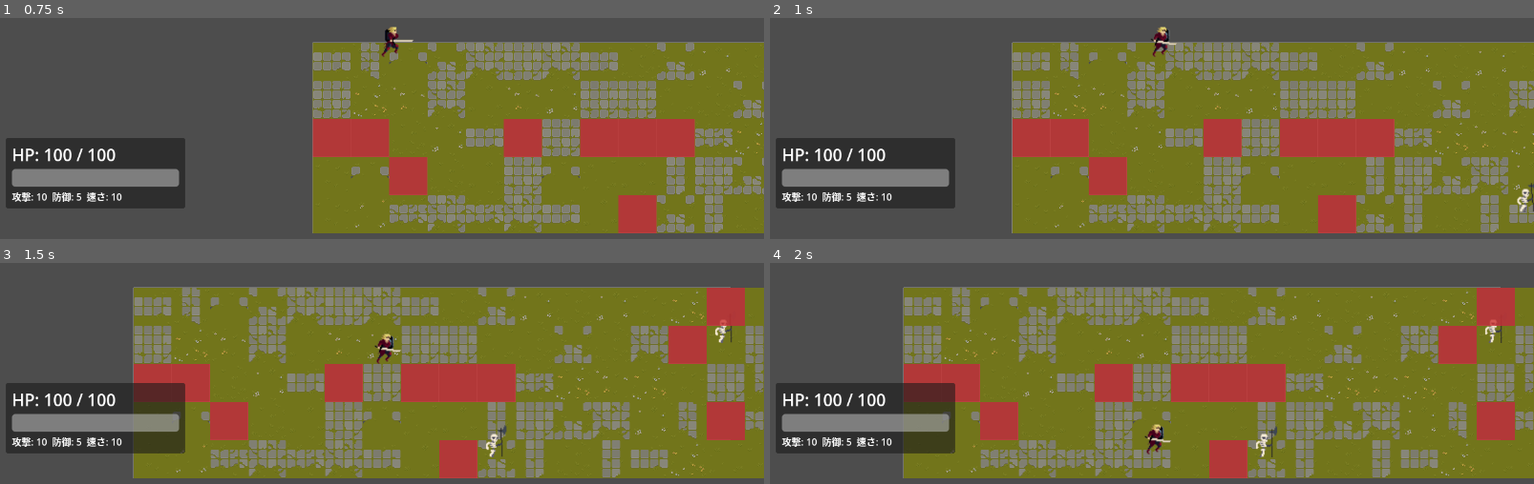
Above: before the commit, frames 1-4 (two rows, left to right).
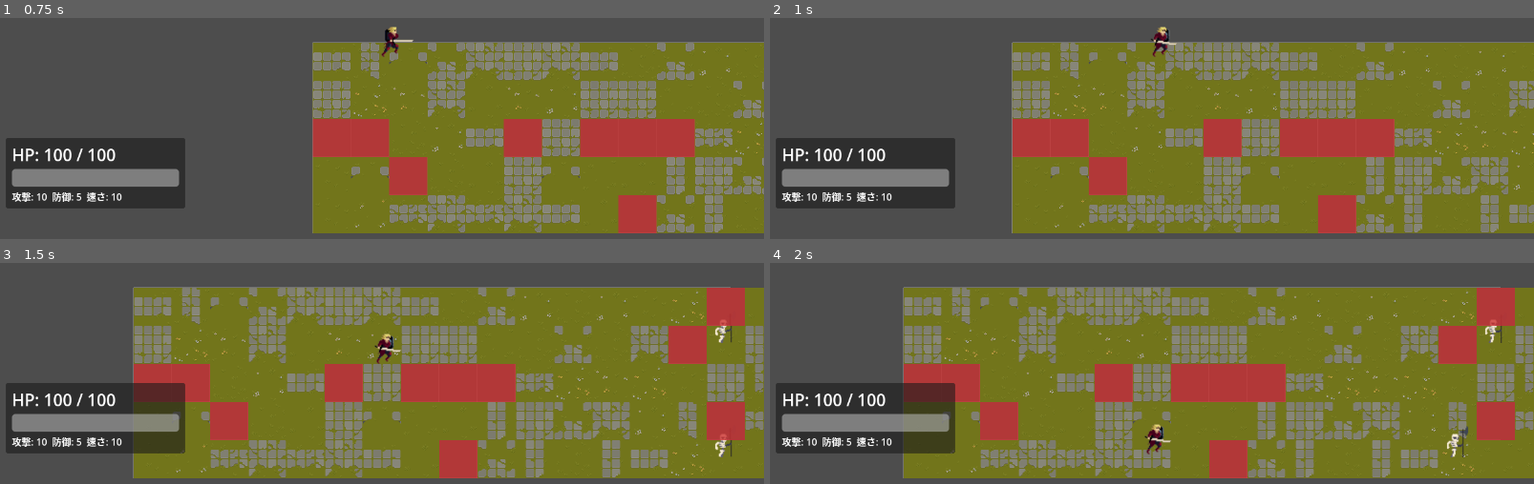
Above: after the commit, the same moments.

Repository: himanushi/godot-test
Game: Godot game, scene res://main.tscn
Two runs of this game, one before a commit and one after it. Both use one fixed random seed, a clock stepped at 60 frames per second and the inputs below.
Inputs:
- Up to frame 1 (0.75 s): tap Enter (ui_accept) at 0.5 s; hold Right (ui_right) from 0.53 s (still down); tap M (cast_magic) at 0.6 s
- Up to frame 2 (1 s): keep holding Right (ui_right); tap Enter (ui_accept) at 0.77 s
- Up to frame 3 (1.5 s): release Right (ui_right) at 1.28 s; hold Down (ui_down) from 1.28 s (still down); tap Z (wait_turn) at 1.35 s
- Up to frame 4 (2 s): keep holding Down (ui_down); tap Enter (ui_accept) at 1.52 s

Frame 1 is identical in both runs. In frame 2, 0.1% of the frame differs, in the area x 97-100%, y 74-88%; in frame 3, 0.2%; in frame 4, 0.3%, in the area x 63-92%, y 73-88%.

Commit message:
fix: turn_manager.gd

Diff:
--- a/srpg/turn_manager.gd
+++ b/srpg/turn_manager.gd
@@ -2,18 +2,30 @@
 
 signal turn_ended
 
+var is_processing = false  # ターン処理中フラグ
+
 func process_turn():
+	# 既に処理中なら何もしない
+	if is_processing:
+		return
+
 	# 魔法選択中は処理しない
 	var magic_selector = get_tree().root.find_child("MagicSelector", true, false)
 	if magic_selector and magic_selector.is_active:
 		print("魔法選択中のためターン処理スキップ")
 		return
 
+	is_processing = true
+
 	# プレイヤーのターンが終わったので敵のターン開始
 	emit_signal("turn_ended")
 
-	# 全ての敵を動かす
+	# 全ての敵を順番に動かす
 	var enemies = get_tree().get_nodes_in_group("enemies")
 	for enemy in enemies:
 		if enemy.has_method("take_turn"):
-			enemy.take_turn()
+			await enemy.take_turn()
+			# 各敵の行動後に少し待機
+			await get_tree().create_timer(0.1).timeout
+
+	is_processing = false
